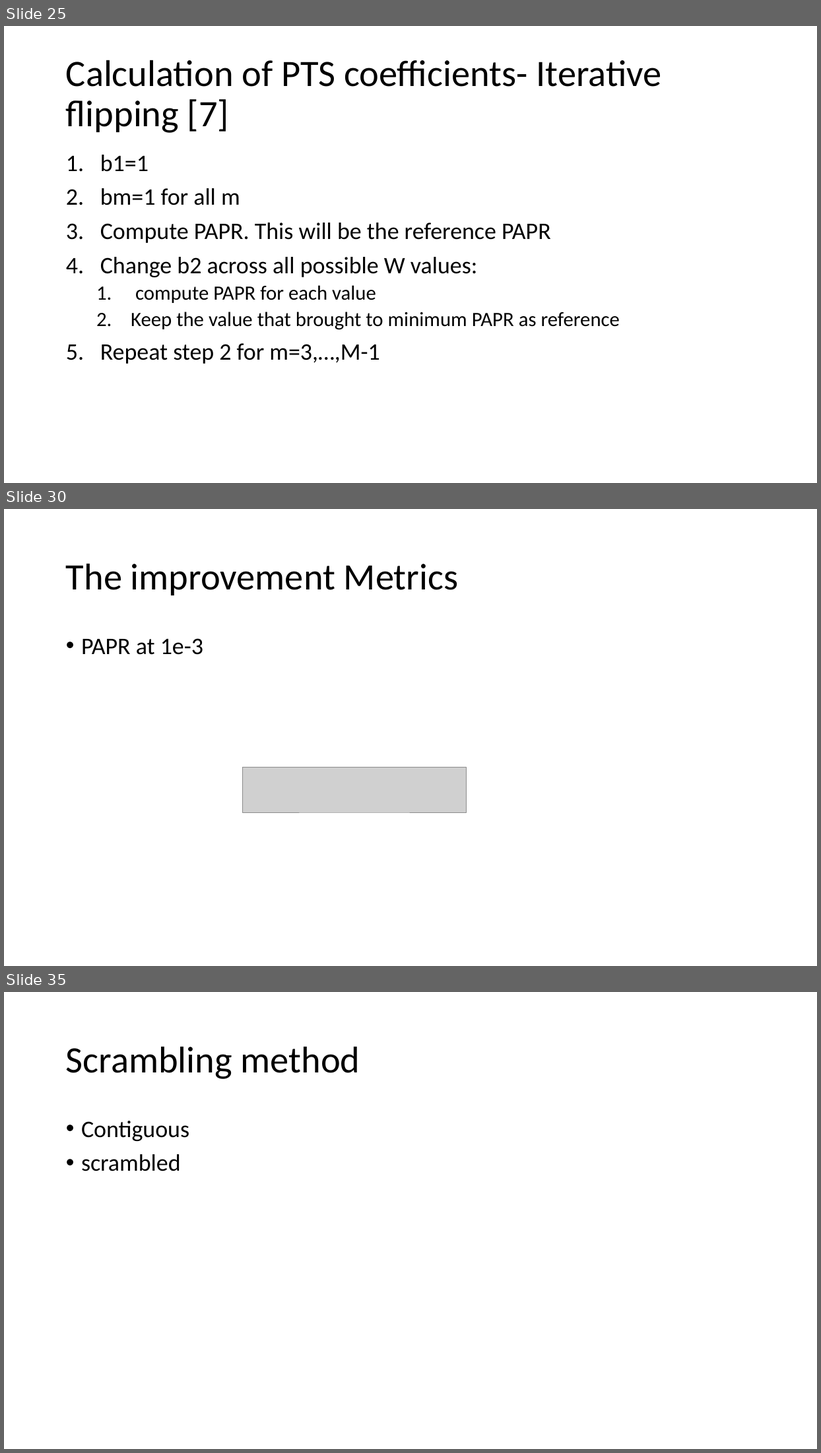
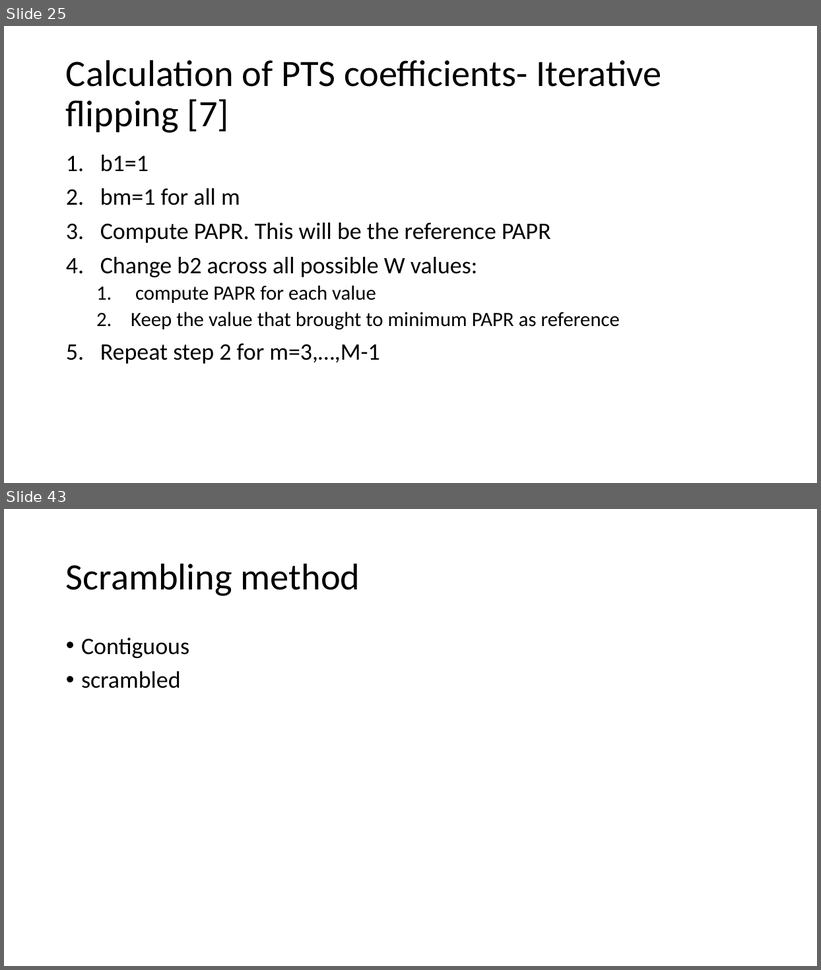
Before and after one commit to liorkissos/VLF-Simulations, a slide deck: PAPR Reduction- PTS.pptx. Shown one above the other, each under a label of ours: slides 25, 30 and 35 before the commit, slides 25 and 43 after it; the slides between them are not shown. The pictures are 821x1453 and 821x970 pixels, drawn with LibreOffice and Linux fonts; fonts in the diff are those of the drawing; grey boxes stand for pictures. Boxes give left, top, right and bottom in pixels: in the first picture for what was removed or moved away, otherwise in the second. Text is boxed around its words. In the diff, an @@ line names an element or a change of style, - is before the commit and + after.

```diff
--- a/PAPR Reduction- PTS.pptx
+++ b/PAPR Reduction- PTS.pptx
@@ slide 30 removed at box(4, 509, 817, 966), background #FFFFFF @@
@@ title removed at box(66, 563, 458, 595) @@
-The improvement Metrics
@@ text removed at box(81, 638, 203, 655) @@
-• PAPR at 1e-3
@@ picture removed at box(242, 768, 467, 813) @@
@@ what was slide 35 is now slide 43 @@
```
Also in this commit, not shown: 4 slides changed, 12 slides added, 5 other slides removed, 11 other files.
